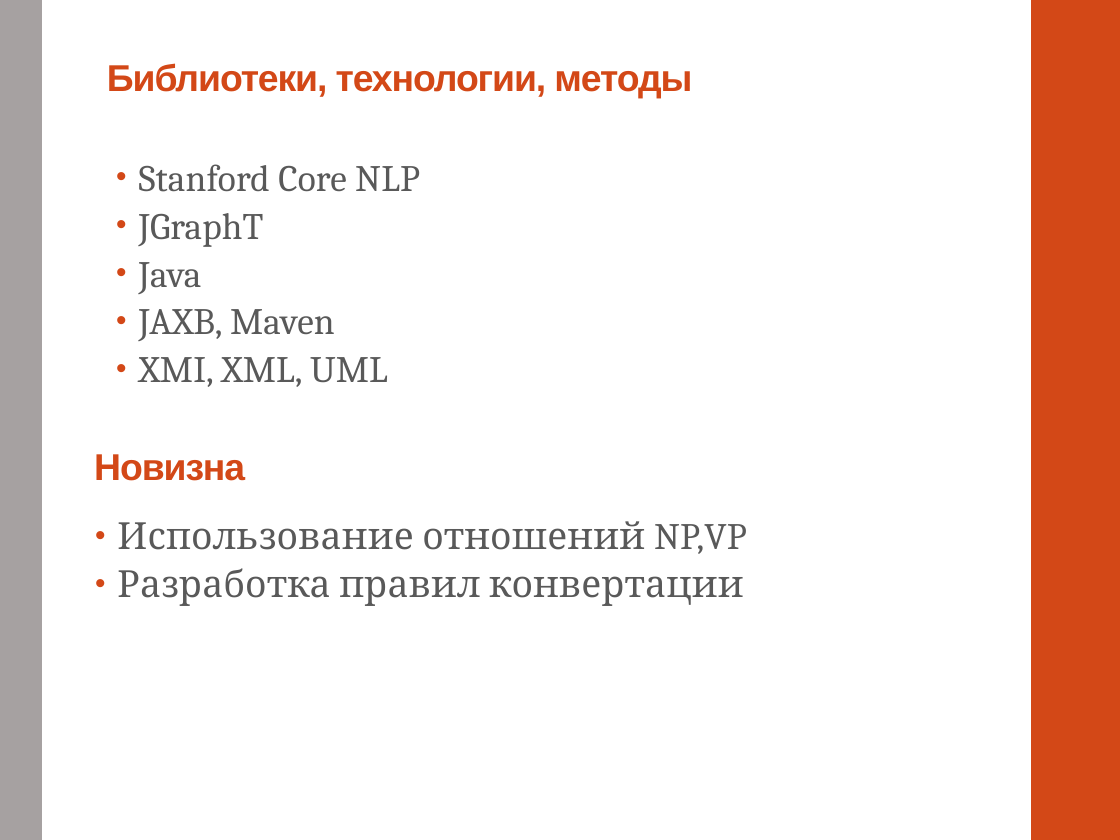
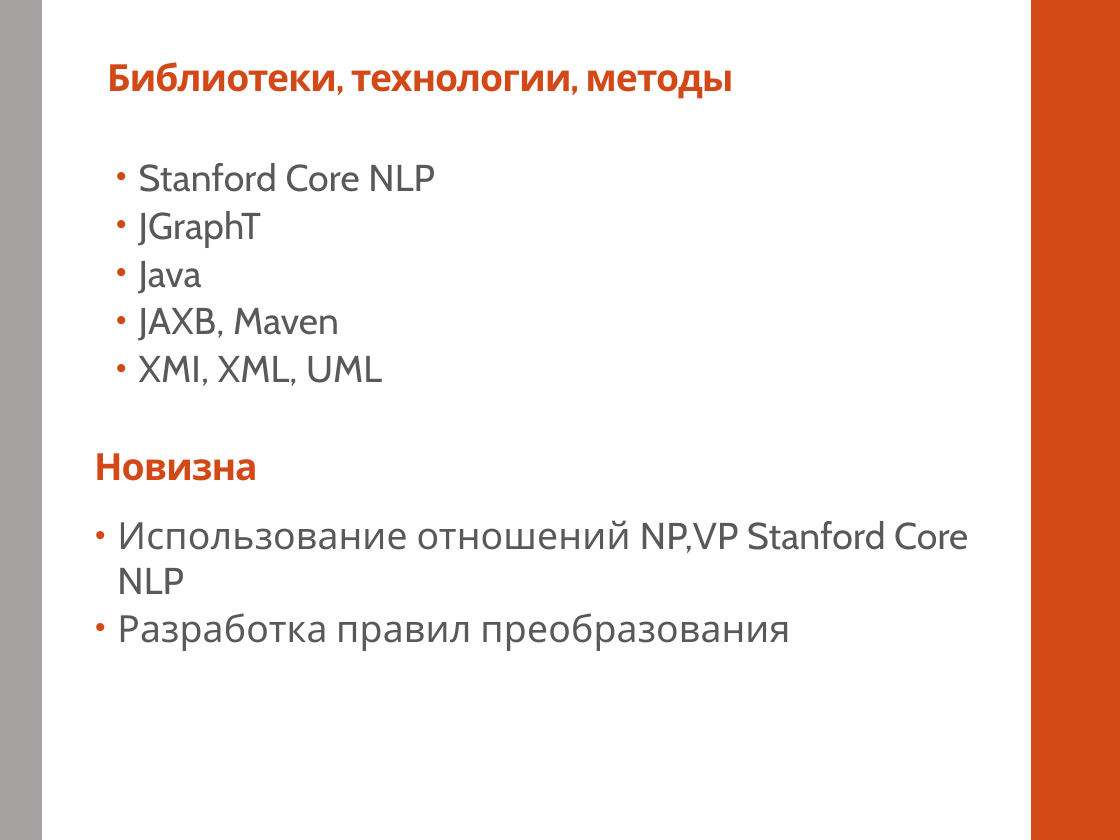
Before and after one commit to alexnodejs/onto-diploma, a slide deck: slide 3 of presentation/Moiseyenko_presentation_cut.pptx. Drawn at 1120x840 pixels with LibreOffice and Linux fonts; fonts in the diff are those of the drawing. Boxes give left, top, right and bottom in pixels: in the first picture for what was removed or moved away, otherwise in the second. Text is boxed around its words. In the diff, an @@ line names an element or a change of style, - is before the commit and + after.

```diff
--- a/presentation/Moiseyenko_presentation_cut.pptx
+++ b/presentation/Moiseyenko_presentation_cut.pptx
@@ title "Библиотеки, технологии, методы" at (x1=107, y1=62, x2=733, y2=99): font Arial to Cabin @@
@@ text "Stanford Core NLP" at (x1=139, y1=163, x2=435, y2=386): font Cambria to Cabin @@
@@ text "Новизна" at (x1=94, y1=453, x2=258, y2=481): font Arial to Cabin @@
@@ text at (x1=117, y1=520, x2=968, y2=651): text changed; font Cambria to Cabin @@
-• Использование отношений NP,VP
-• Разработка правил конвертации
+• Использование отношений NP,VP Stanford Core NLP
+• Разработка правил преобразования
```
Also in this commit, not shown: 5 other slides changed, 1 slide added, 5 slides removed, 12 other files.
